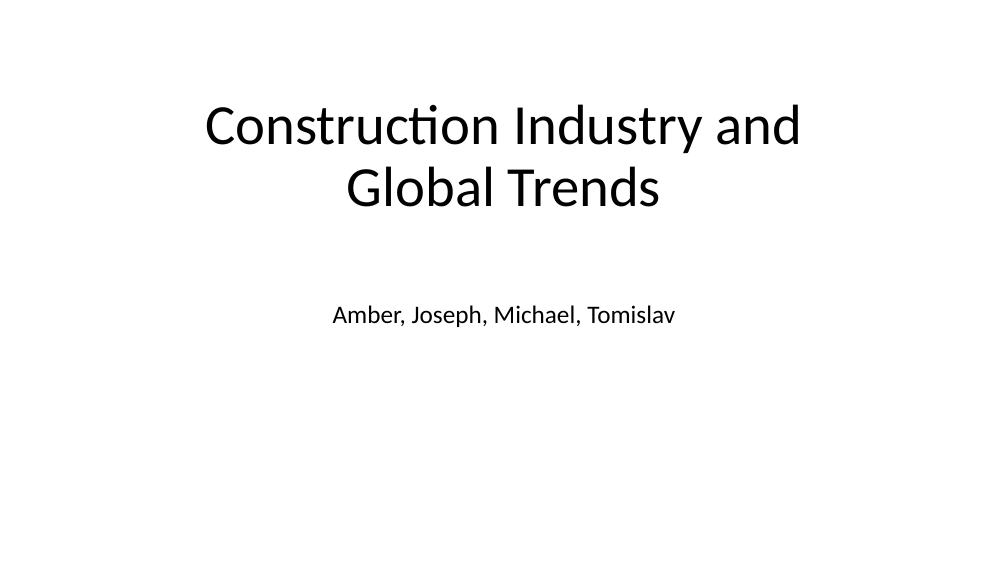
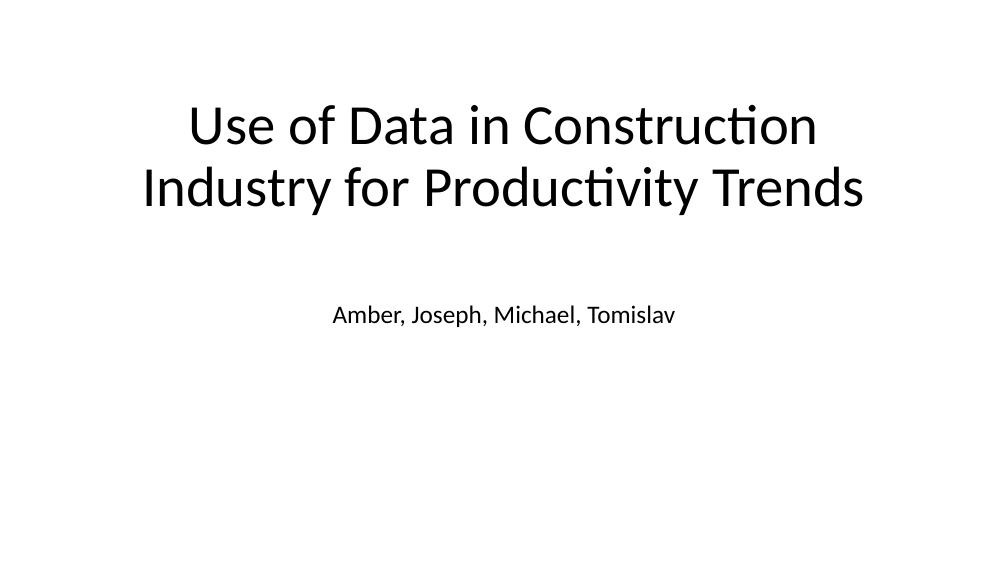
Before and after one commit to zigot1/PROJECT_02, a slide deck: slide 1 of PROJECT_02_R1.pptx. Drawn at 1008x567 pixels with LibreOffice and Linux fonts; fonts in the diff are those of the drawing; background and template pictures are left out. Boxes give left, top, right and bottom in pixels: in the first picture for what was removed or moved away, otherwise in the second. Text is boxed around its words. In the diff, an @@ line names an element or a change of style, - is before the commit and + after.

```diff
--- a/PROJECT_02_R1.pptx
+++ b/PROJECT_02_R1.pptx
@@ title at [142,105,865,215]: text changed @@
-Construction Industry and Global Trends
+Use of Data in Construction Industry for Productivity Trends
```
Also in this commit, not shown: 3 other slides changed, 1 slide added, 3 slides removed.
